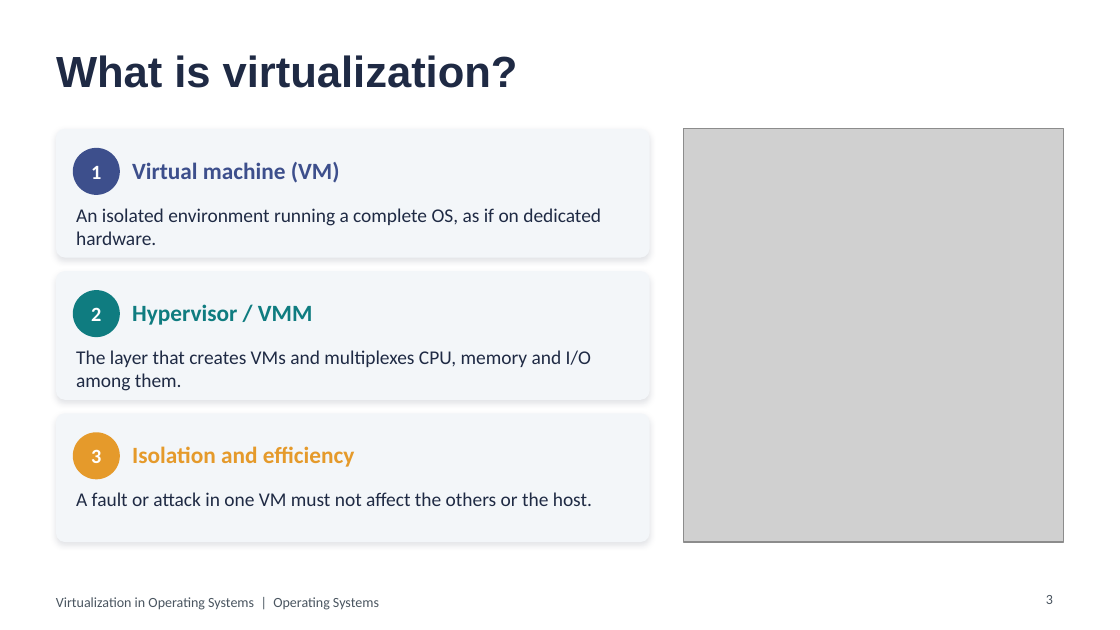
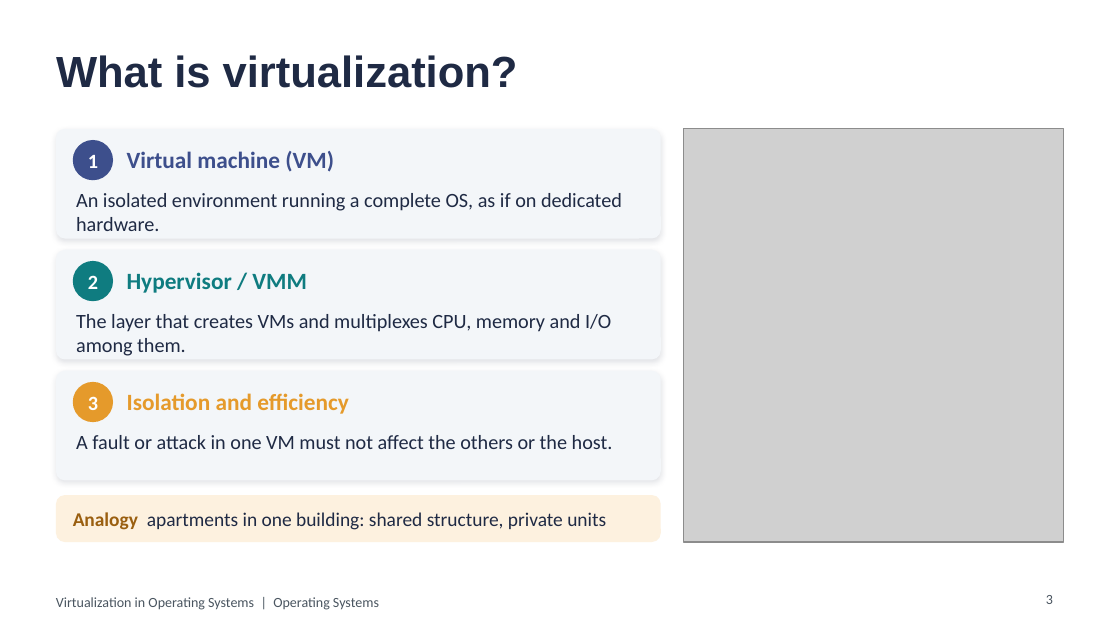
Before and after one commit to aliyassine22/OS-Virtualization, a slide deck: slide 3 of presentation/powerpoint/Virtualization_in_OS.pptx. Drawn at 1120x630 pixels with LibreOffice and Linux fonts; fonts in the diff are those of the drawing; grey boxes stand for pictures. Boxes give left, top, right and bottom in pixels: in the first picture for what was removed or moved away, otherwise in the second. Text is boxed around its words. In the diff, an @@ line names an element or a change of style, - is before the commit and + after.

```diff
--- a/presentation/powerpoint/Virtualization_in_OS.pptx
+++ b/presentation/powerpoint/Virtualization_in_OS.pptx
@@ rounded rectangle: place and size @@
-rounded rectangle at (56, 129, 650, 258)
+rounded rectangle at (56, 129, 661, 239)
@@ text "1": place and size @@
-text "1" at (91, 166, 101, 179)
+text "1" at (88, 155, 98, 168)
@@ ellipse: place and size @@
-ellipse at (73, 148, 120, 195)
+ellipse at (73, 140, 113, 180)
@@ text "Virtual machine (VM)": place and size @@
-text "Virtual machine (VM)" at (132, 162, 340, 183)
+text "Virtual machine (VM)" at (127, 151, 334, 172)
@@ text "An isolated environment running a ...": place and size @@
-text "An isolated environment running a ..." at (76, 208, 601, 245)
+text "An isolated environment running a ..." at (76, 193, 622, 231)
@@ rounded rectangle: place and size @@
-rounded rectangle at (56, 271, 650, 400)
+rounded rectangle at (56, 250, 661, 360)
@@ text "2": place and size @@
-text "2" at (91, 307, 101, 321)
+text "2" at (88, 275, 98, 289)
@@ ellipse: place and size @@
-ellipse at (73, 290, 120, 337)
+ellipse at (73, 261, 113, 301)
@@ text "Hypervisor / VMM": place and size @@
-text "Hypervisor / VMM" at (132, 304, 313, 325)
+text "Hypervisor / VMM" at (127, 272, 307, 293)
@@ text "The layer that creates VMs ...": place and size @@
-text "The layer that creates VMs ..." at (76, 350, 591, 391)
+text "The layer that creates VMs ..." at (76, 314, 611, 356)
@@ proportions changed in 3 elements at (56, 129, 661, 239), (56, 250, 661, 360), (56, 371, 661, 480) @@
@@ rounded rectangle: place and size @@
-rounded rectangle at (56, 413, 650, 542)
+rounded rectangle at (56, 371, 661, 480)
@@ text "3": place and size @@
-text "3" at (91, 449, 101, 463)
+text "3" at (88, 396, 98, 410)
@@ ellipse: place and size @@
-ellipse at (73, 432, 120, 479)
+ellipse at (73, 382, 113, 422)
@@ text "Isolation and efficiency": place and size @@
-text "Isolation and efficiency" at (132, 446, 355, 467)
+text "Isolation and efficiency" at (127, 393, 349, 414)
@@ size 12.5 to 13 pt in 3 elements at (76, 193, 622, 231), (76, 314, 611, 356), (76, 435, 613, 449) @@
@@ text "A fault or attack in ...": place and size @@
-text "A fault or attack in ..." at (76, 492, 592, 506)
+text "A fault or attack in ..." at (76, 435, 613, 449)
@@ rounded rectangle added at (56, 495, 661, 542), fill #FDF1DF @@
@@ text added at (73, 512, 606, 530), 12.5 pt, text #1F2A44 @@
+Analogy apartments in one building: shared structure, private units
```
Also in this commit, not shown: 14 other slides changed, 26 other files.
